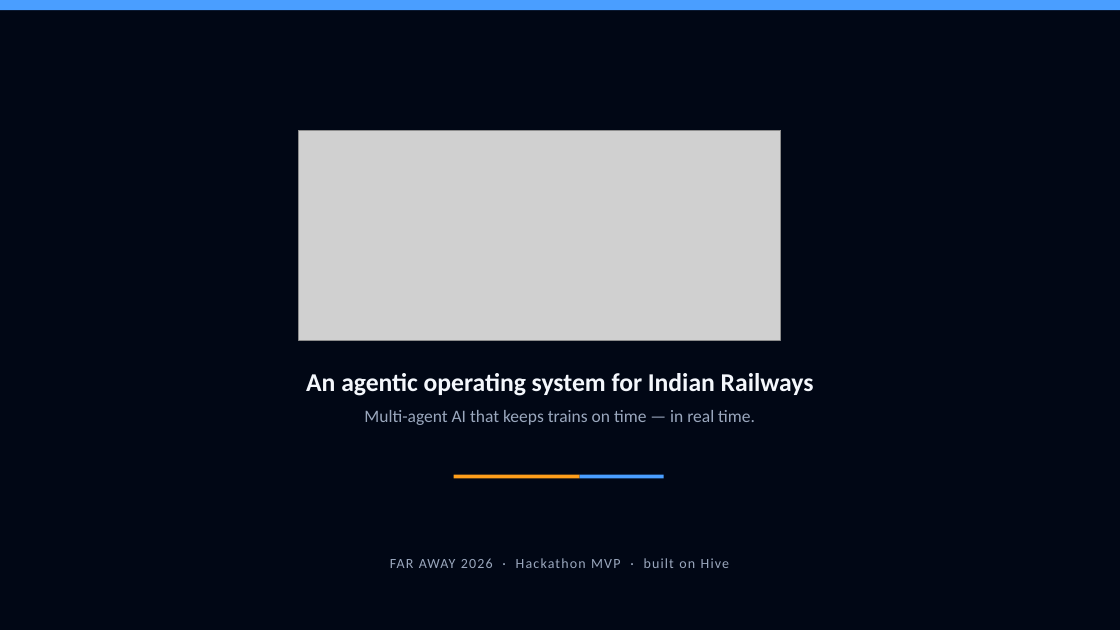
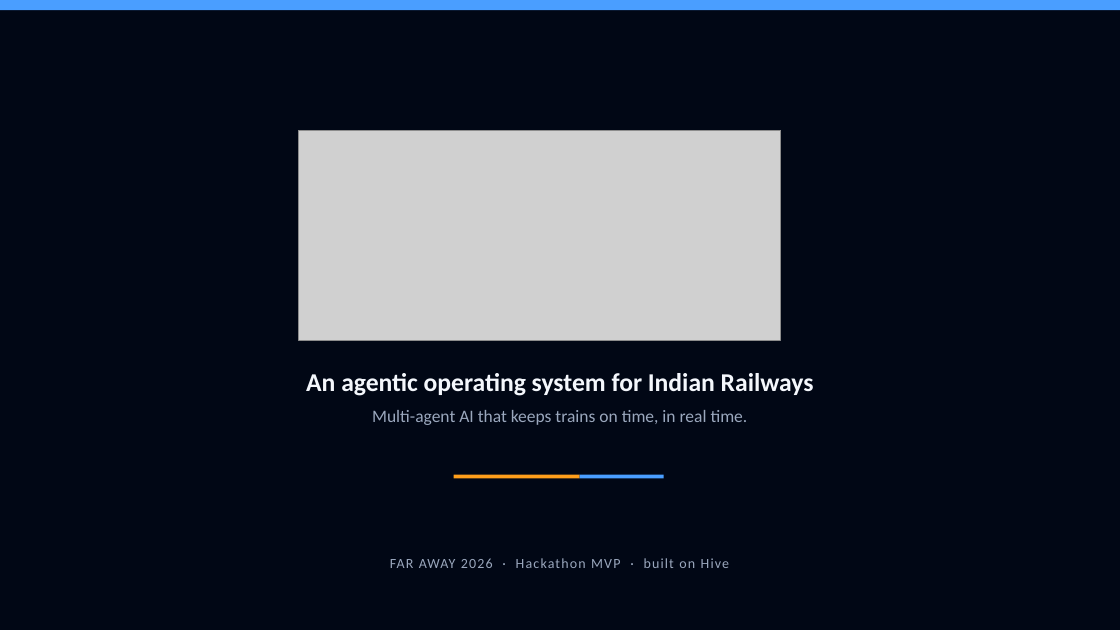
Before and after one commit to chiruu12/railmind, a slide deck: slide 1 of docs/Rail_Saarthi_Pitch.pptx. Drawn at 1120x630 pixels with LibreOffice and Linux fonts; fonts in the diff are those of the drawing; grey boxes stand for pictures. Boxes give left, top, right and bottom in pixels: in the first picture for what was removed or moved away, otherwise in the second. Text is boxed around its words. In the diff, an @@ line names an element or a change of style, - is before the commit and + after.

```diff
--- a/docs/Rail_Saarthi_Pitch.pptx
+++ b/docs/Rail_Saarthi_Pitch.pptx
@@ text at (372,410,748,425): text changed @@
-Multi-agent AI that keeps trains on time — in real time.
+Multi-agent AI that keeps trains on time, in real time.
```
Also in this commit, not shown: 5 other slides changed, 1 other file.
